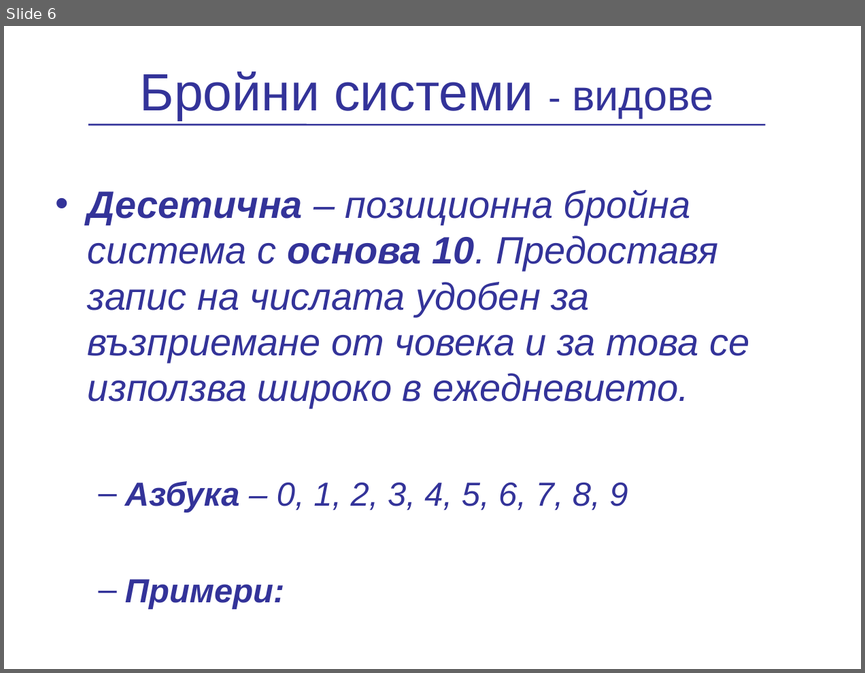
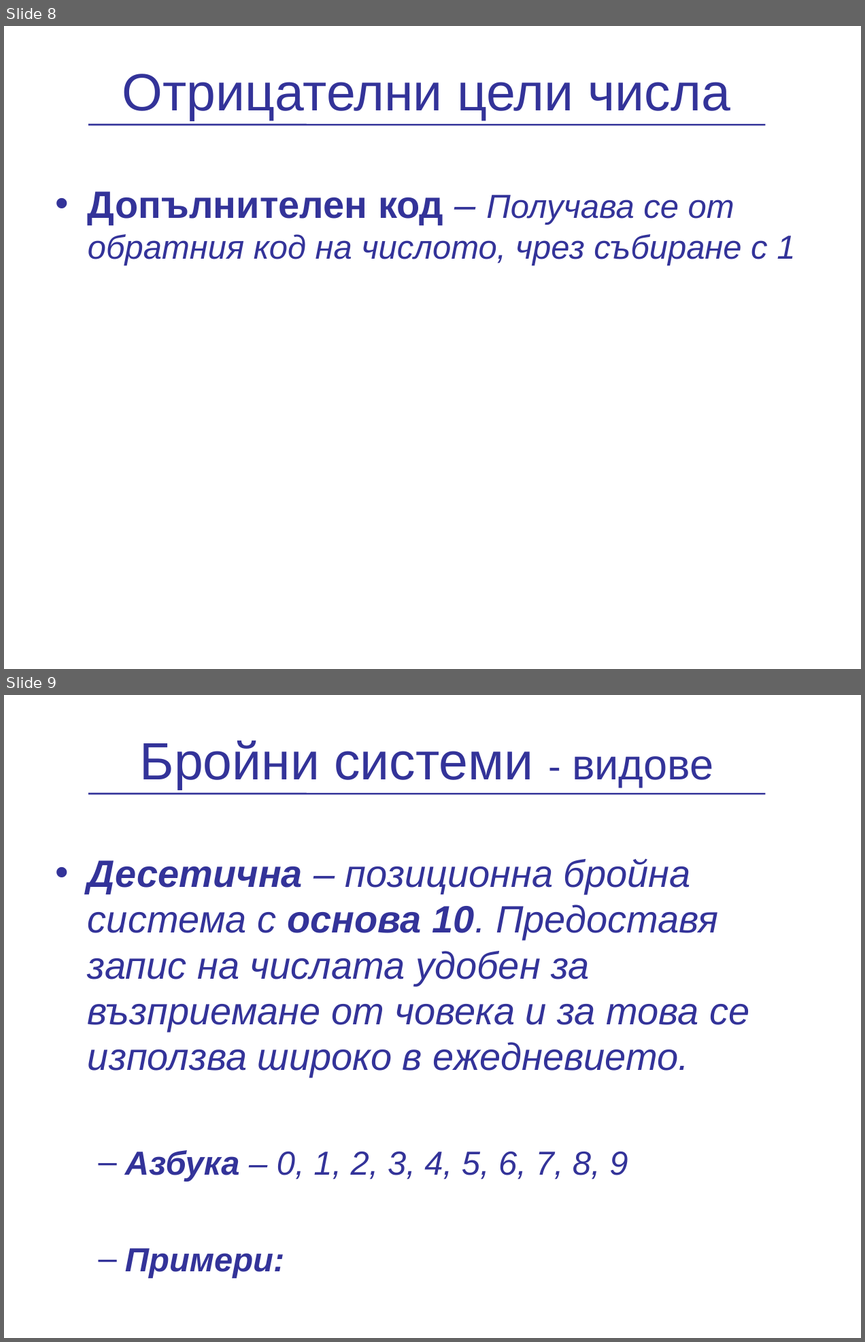
Before and after one commit to vpeevski/academy, a slide deck: Presentations/NumericalSystems/PredstavqneNaChislata.ppt. Shown one above the other, each under a label of ours: slide 6 before the commit, slides 8 and 9 after it. The pictures are 865x673 and 865x1342 pixels, drawn with LibreOffice and Linux fonts; fonts in the diff are those of the drawing; background and template pictures are left out. Boxes give left, top, right and bottom in pixels: in the first picture for what was removed or moved away, otherwise in the second. Text is boxed around its words. In the diff, an @@ line names an element or a change of style, - is before the commit and + after.

```diff
--- a/Presentations/NumericalSystems/PredstavqneNaChislata.ppt
+++ b/Presentations/NumericalSystems/PredstavqneNaChislata.ppt
@@ slide 8 added at [4, 26, 861, 669], background picture (left out) @@
@@ title added at [122, 74, 730, 121], 44 pt, text #333399 @@
+Отрицателни цели числа
@@ line added from (88, 125) to (765, 125), #333399 1.5 pt @@
@@ text added at [88, 191, 795, 265], 28 pt, text #333399, italic @@
+• Допълнителен код – Получава се от обратния код на числото, чрез събиране с 1
@@ what was slide 6 is now slide 9 @@
```
Also in this commit, not shown: 7 other slides added, 5 slides removed, 1 other file.
